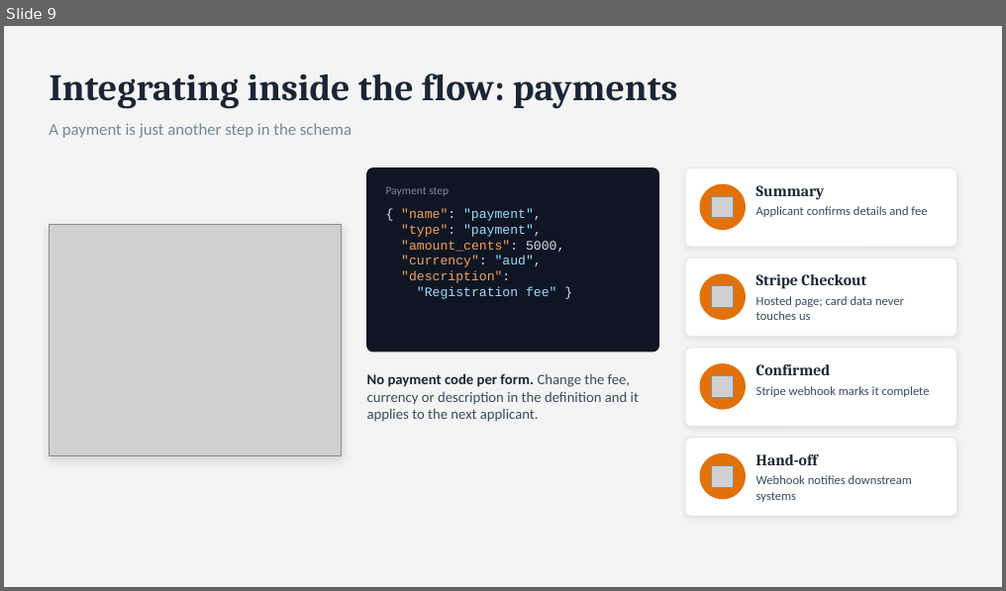
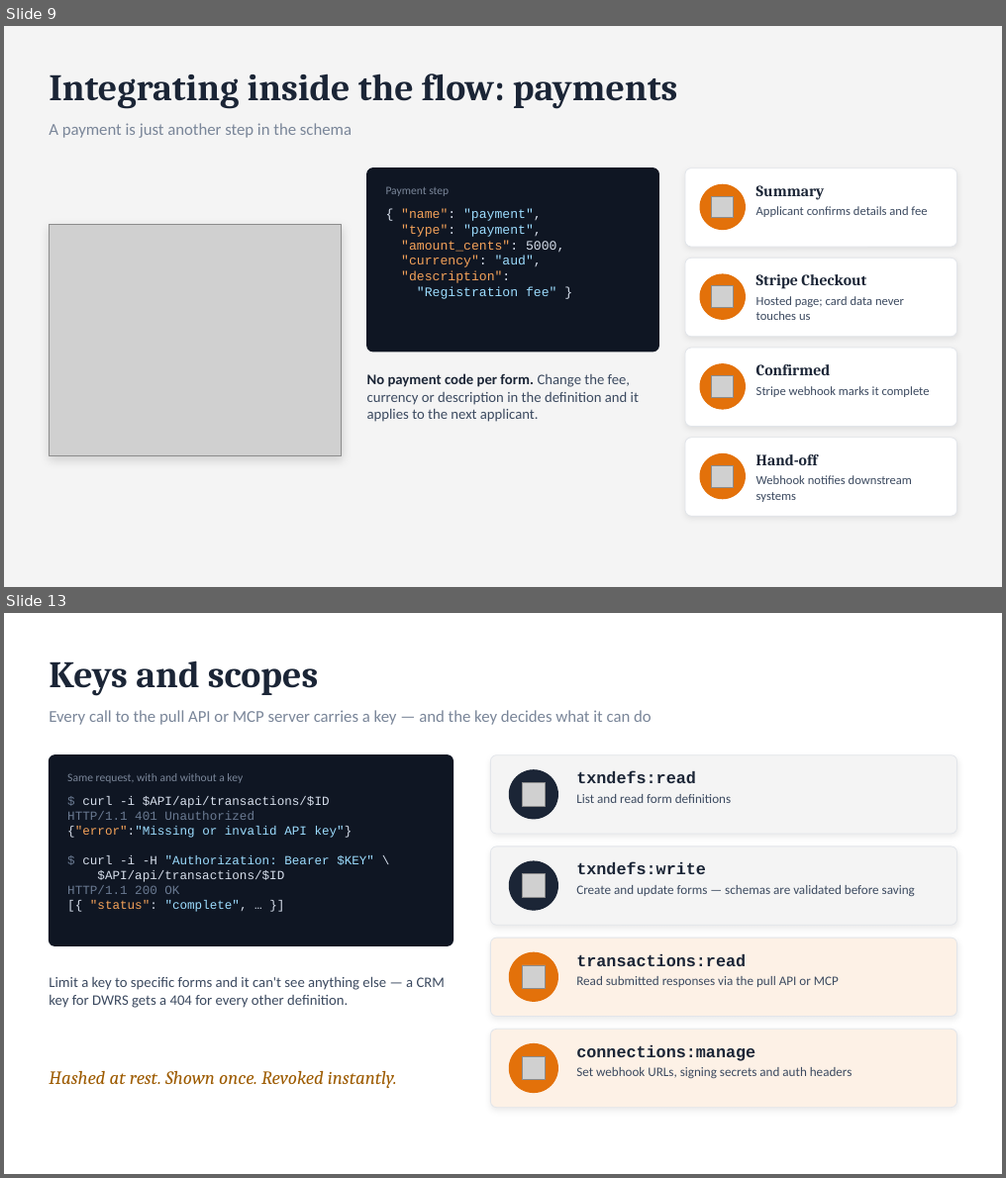
Before and after one commit to ideapod/dd-transactions, a slide deck: dd-transactions-demo.pptx. Shown one above the other, each under a label of ours: slide 9 before the commit, slides 9 and 13 after it; the slides between them are not shown. The pictures are 1006x591 and 1006x1178 pixels, drawn with LibreOffice and Linux fonts; fonts in the diff are those of the drawing; grey boxes stand for pictures. Boxes give left, top, right and bottom in pixels: in the first picture for what was removed or moved away, otherwise in the second. Text is boxed around its words. In the diff, an @@ line names an element or a change of style, - is before the commit and + after.

```diff
--- a/dd-transactions-demo.pptx
+++ b/dd-transactions-demo.pptx
@@ slide 13 added at box(4, 613, 1002, 1174), background #FFFFFF @@
@@ text added at box(49, 661, 318, 696), 36 pt, text #1B2536, bold @@
+Keys and scopes
@@ text added at box(49, 710, 651, 725), 16 pt, text #7A8699 @@
+Every call to the pull API or MCP server carries a key — and the key decides what it can do
@@ rounded rectangle added at box(49, 756, 453, 947), fill #0F1623, outline #0F1623 1 pt @@
@@ rounded rectangle added at box(491, 756, 957, 834), fill #F4F4F4, outline #E2E5EA 0.75 pt @@
@@ text added at box(67, 773, 243, 783), 11 pt, text #7A8699 @@
+Same request, with and without a key
@@ ellipse added at box(509, 770, 558, 819), fill #1B2536, outline #1B2536 1 pt @@
@@ picture added at box(522, 783, 546, 806) @@
@@ text added at box(576, 771, 696, 783), 16 pt, text #1B2536, bold @@
+txndefs:read
@@ text added at box(67, 796, 374, 912), 12 pt, text #D6DEEB @@
+$ curl -i $API/api/transactions/$ID
+HTTP/1.1 401 Unauthorized
+{"error":"Missing or invalid API key"}
+$ curl -i -H "Authorization: Bearer $KEY" \
+$API/api/transactions/$ID
+HTTP/1.1 200 OK
+[{ "status": "complete", … }]
@@ text added at box(576, 794, 731, 803), 12.5 pt, text #3C4A60 @@
+List and read form definitions
@@ rounded rectangle added at box(491, 847, 957, 925), fill #F4F4F4, outline #E2E5EA 0.75 pt @@
@@ ellipse added at box(509, 861, 558, 910), fill #1B2536, outline #1B2536 1 pt @@
@@ picture added at box(522, 874, 546, 897) @@
@@ text added at box(576, 862, 706, 874), 16 pt, text #1B2536, bold @@
+txndefs:write
@@ text added at box(576, 885, 915, 897), 12.5 pt, text #3C4A60 @@
+Create and update forms — schemas are validated before saving
@@ rounded rectangle added at box(491, 938, 957, 1017), fill #FDF1E6, outline #E2E5EA 0.75 pt @@
@@ ellipse added at box(509, 953, 558, 1001), fill #E3710A, outline #E3710A 1 pt @@
@@ picture added at box(522, 965, 546, 989) @@
@@ text added at box(576, 955, 746, 966), 16 pt, text #1B2536, bold @@
+transactions:read
@@ text added at box(49, 976, 445, 1008), 14 pt, text #3C4A60 @@
+Limit a key to specific forms and it can't see anything else — a CRM key for DWRS gets a 404 for every other definition.
@@ text added at box(576, 976, 839, 987), 12.5 pt, text #3C4A60 @@
+Read submitted responses via the pull API or MCP
@@ rounded rectangle added at box(491, 1029, 957, 1108), fill #FDF1E6, outline #E2E5EA 0.75 pt @@
@@ ellipse added at box(509, 1045, 558, 1093), fill #E3710A, outline #E3710A 1 pt @@
@@ picture added at box(522, 1057, 546, 1080) @@
@@ text added at box(576, 1046, 755, 1061), 16 pt, text #1B2536, bold @@
+connections:manage
@@ text added at box(49, 1071, 397, 1088), 18 pt, text #9D5B00, italic @@
+Hashed at rest. Shown once. Revoked instantly.
@@ text added at box(576, 1067, 852, 1079), 12.5 pt, text #3C4A60 @@
+Set webhook URLs, signing secrets and auth headers
```
Also in this commit, not shown: 6 slides changed, 4 other slides added.
